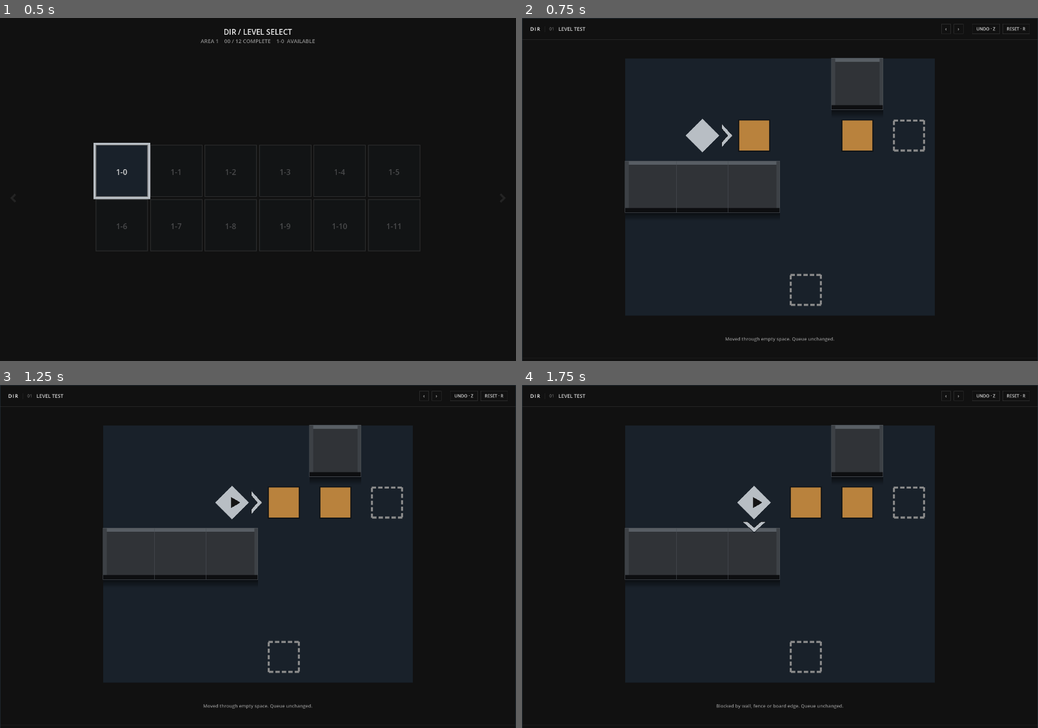
Above: before the commit, frames 1-4 (two rows, left to right).
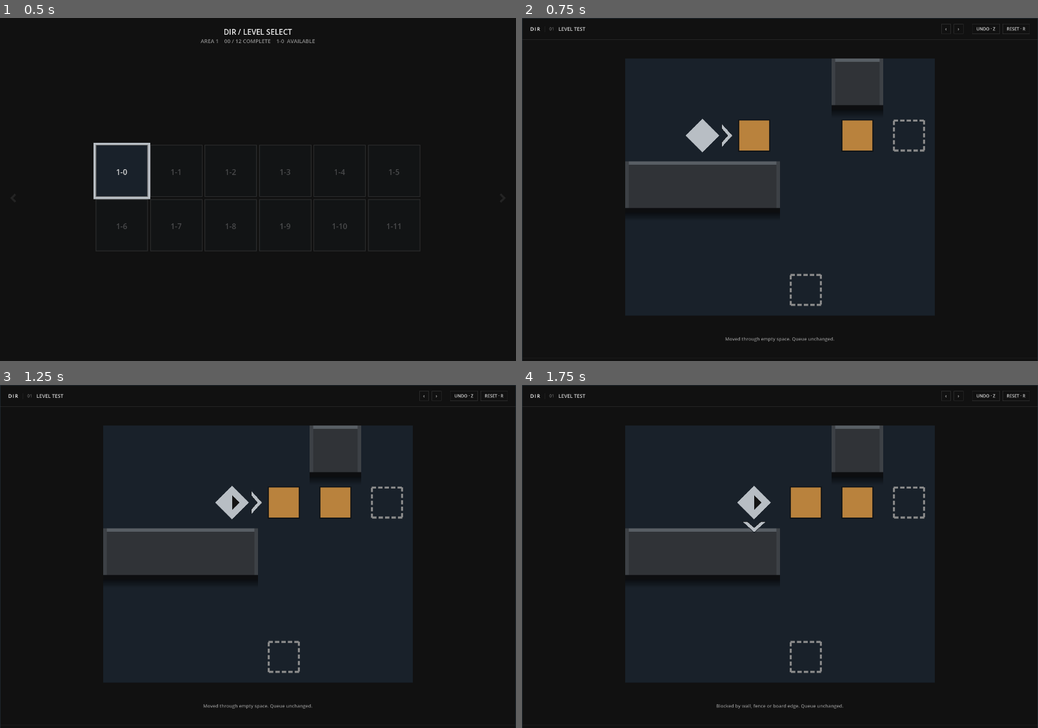
Above: after the commit, the same moments.

Repository: Periodev/DIR_03
Game: Godot game, scene res://scenes/classic_level_select.tscn
Same seed, same stepped clock (60 frames per second), same inputs: the game is played once before the commit and once after it.
Inputs:
- Up to frame 1 (0.5 s): no input
- Up to frame 2 (0.75 s): tap Enter at 0.5 s; hold Right (move_right) from 0.53 s (still down); hold X (install_vector) from 0.53 s (still down)
- Up to frame 3 (1.25 s): keep holding Right (move_right); keep holding X (install_vector)
- Up to frame 4 (1.75 s): release Right (move_right) at 1.28 s; release X (install_vector) at 1.28 s; hold Down (move_down) from 1.28 s (still down); tap Space (trigger_vector) at 1.35 s

Frame 1 is identical in both runs. In frame 2, 0.2% of the frame differs, in the area x 19-70%, y 11-57%; in frame 3, 0.2%; in frame 4, 0.2%.

Commit message:
refine stored vectors and collision lesson

Diff:
--- a/scripts/player_board_view.gd
+++ b/scripts/player_board_view.gd
@@ -477,7 +477,8 @@
 			wall_base
 		)
 
-	draw_rect(wall_rect, wall_edge, false, 1.0)
+	if grid_lines_visible:
+		draw_rect(wall_rect, wall_edge, false, 1.0)
 
 
 func draw_wall_hatch(wall_position: Vector2) -> void:
@@ -837,23 +838,30 @@
 	direction_name: String,
 	color: Color
 ) -> void:
+	var points := direction_triangle_points(center, direction_name)
+	if points.is_empty():
+		return
+	draw_colored_polygon(points, color)
+
+
+func direction_triangle_points(
+	center: Vector2,
+	direction_name: String
+) -> PackedVector2Array:
 	var forward := direction_vector(direction_name)
 	if forward == Vector2.ZERO:
-		return
+		return PackedVector2Array()
 
 	var side := Vector2(-forward.y, forward.x)
-	var width := float(roundi(cell_size * VisualStyle.PLAYER_TRI_W_RATIO))
 	var height := float(roundi(cell_size * VisualStyle.PLAYER_TRI_H_RATIO))
+	var width := height * 2.0
 	var tip := center + forward * height / 2.0
 	var base_center := center - forward * height / 2.0
-	draw_colored_polygon(
-		PackedVector2Array([
-			tip,
-			base_center + side * width / 2.0,
-			base_center - side * width / 2.0,
-		]),
-		color
-	)
+	return PackedVector2Array([
+		tip,
+		base_center + side * width / 2.0,
+		base_center - side * width / 2.0,
+	])
 
 
 func chevron_points(
--- a/scripts/visual_style.gd
+++ b/scripts/visual_style.gd
@@ -22,8 +22,8 @@
 const SHOW_GRID_LINES := false
 
 const PLAYER_BODY_RATIO := 0.66
-const PLAYER_TRI_W_RATIO := 0.21
-const PLAYER_TRI_H_RATIO := 0.18
+const PLAYER_TRI_H_RATIO := 0.14
+const PLAYER_TRI_W_RATIO := PLAYER_TRI_H_RATIO * 2.0
 const STORED_VECTOR_OFFSET_RATIO := 0.07
 const FACING_CHV_LEN_RATIO := 0.44
 const FACING_CHV_DEPTH_RATIO := 0.20
--- a/tools/verify_player_animation.gd
+++ b/tools/verify_player_animation.gd
@@ -144,6 +144,16 @@
 	require(
 		stored_center.x > block_center.x and is_equal_approx(stored_center.y, block_center.y),
 		"stored direction glyph should offset toward its direction"
+	)
+	var triangle: PackedVector2Array = view.direction_triangle_points(
+		stored_center,
+		"Right"
+	)
+	var first_leg: Vector2 = (triangle[1] - triangle[0]).normalized()
+	var second_leg: Vector2 = (triangle[2] - triangle[0]).normalized()
+	require(
+		is_zero_approx(first_leg.dot(second_leg)),
+		"stored direction glyph should have a forward-facing right angle"
 	)
 	require(
 		int(view.install_reveal_block_id) == 1,
Not shown, changed: levels/area_02.txt
Not shown, changed: tools/verify_v11_static.ps1
